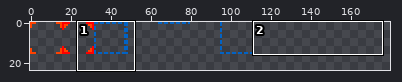
Pixel-art file -- assets/ui_1.aseprite. The picture above shows the old version from afar; the outline marks the close-up.
Close-up. First the earlier version:
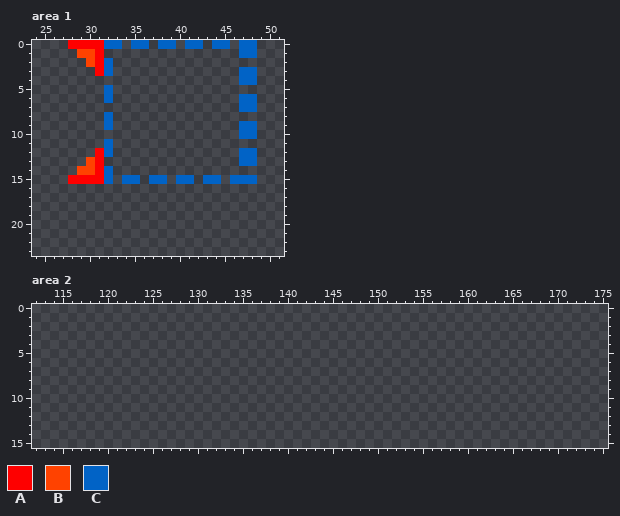
256x256 pixels, 1 frame. Shown: area 1: x 24..51, y 0..23; area 2: x 112..175, y 0..15. The wide view leaves out empty margins.
Palette (. is transparent): A #fe0000  B #ff4200  C #0163c6
Pixels before, area 1, first column x 28:
 0 AAAACC.CC.CC.CC.CC.CC
 1 .BBA...............CC
 2 ..BAC................
 3 ...AC..............CC
 4 ...................CC
 5 ....C................
 6 ....C..............CC
 7 ...................CC
 8 ....C................
 9 ....C..............CC
10 ...................CC
11 ....C................
12 ...AC..............CC
13 ..BA...............CC
14 .BBAC................
15 AAAAC.CC.CC.CC.CC.CCC
After the commit:
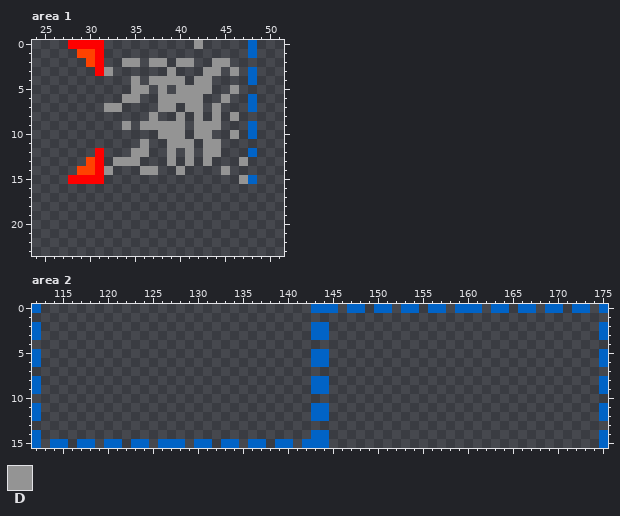
Colours new in this view: D #949494
The edit:
Area 1:
There is now colour D in row 2 at x 34 to 35, 37 to 38, 40 to 41 and 44 to 45; in row 3 at x 39, 43 to 44 and 46; in row 4 at x 35, 37 to 40 and 42 to 43; in row 5 at x 35 to 36, 38, 40 to 43 and 46; in row 6 at x 34 to 35, 38 to 42 and 45; in row 7 at x 32 to 33, 38 to 39, 41 to 42 and 44.
There is now colour D in row 8 at x 37, 40, 42, 44 and 46; in row 9 at x 34, 36 to 40 and 42 to 44; in row 10 at x 38 to 40, 42 to 43 and 46; in row 11 at x 36, 39 to 41 and 43 to 44; in row 12 at x 35 to 36, 39, 41 and 43 to 44; in row 13 at x 33 to 35, 39, 41 and 43.
There is now colour D in row 14 at x 36 to 37, 40 and 45.
The edit turns colour C into colour D in row 0 at x 42; in row 3 at x 32; in row 13 at x 47; in row 14 at x 32; in row 15 at x 47.
Colour C is gone in row 0 at x 32 to 33, 35 to 36, 38 to 39, 41, 44 to 45 and 47; in row 1 at x 47; in row 2 at x 32; in rows 3 to 4 at x 47; in row 5 at x 32; in row 6 at x 32 and 47.
Colour C is gone in row 7 at x 47; in row 8 at x 32; in row 9 at x 32 and 47; in row 10 at x 47; in row 11 at x 32; in row 12 at x 32 and 47.
Colour C is gone in row 13 at x 48; in row 15 at x 32, 34 to 35, 37 to 38, 40 to 41, 43 to 44 and 46.
Area 2:
There is now colour C in row 0 at x 112, 143 to 145, 147 to 148, 150 to 151, 153 to 154, 156 to 157, 159 to 161, 163 to 164, 166 to 167, 169 to 170, 172 to 173 and 175; in rows 2 to 3 at x 112, 143 to 144 and 175; in rows 5 to 6 at x 112, 143 to 144 and 175; in rows 8 to 9 at x 112, 143 to 144 and 175; in rows 11 to 12 at x 112, 143 to 144 and 175; in row 14 at x 112, 143 to 144 and 175.
There is now colour C in row 15 at x 112, 114 to 115, 117 to 118, 120 to 121, 123 to 124, 126 to 128, 130 to 131, 133 to 134, 136 to 137, 139 to 140, 142 to 144 and 175.
Boxes around the changes in both close-ups, in picture pixels (x1, y1, x2, y2):
changed: (104, 40, 257, 184)
added: (32, 304, 608, 448)
